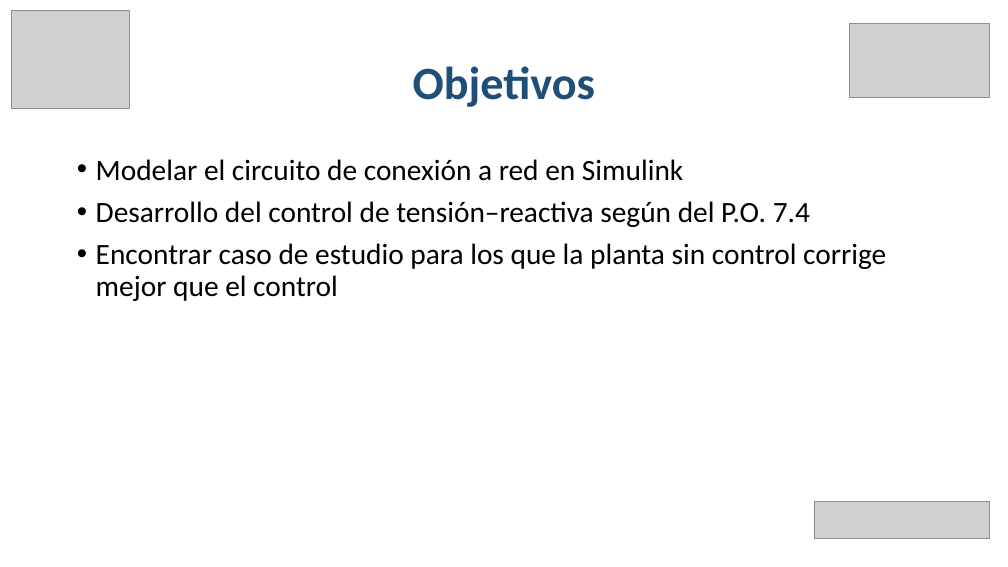
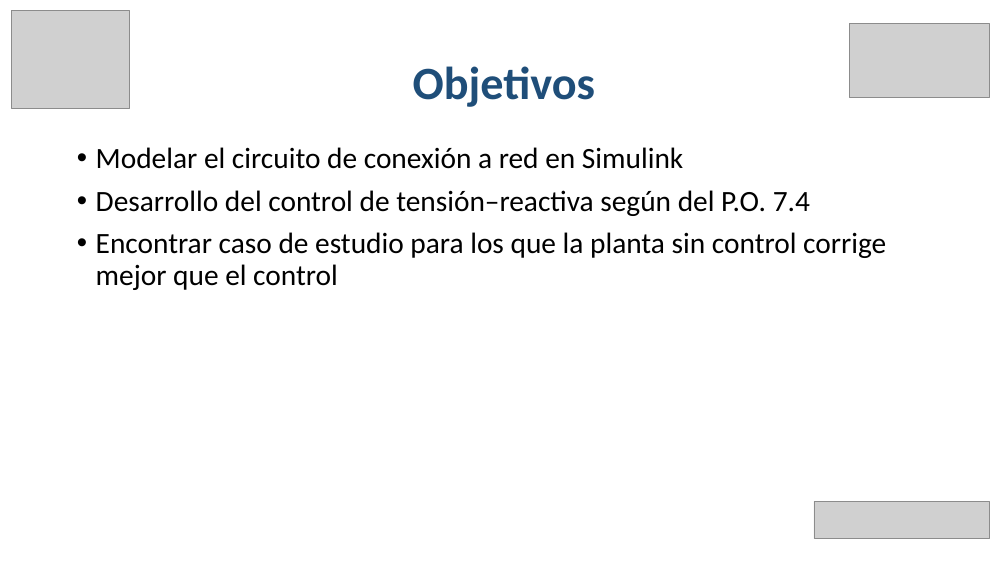
Before and after one commit to EmilioLdelaFuente/tfg, a slide deck: slide 5 of tfgPP.pptx. Drawn at 1008x567 pixels with LibreOffice and Linux fonts; fonts in the diff are those of the drawing; grey boxes stand for pictures. Boxes give left, top, right and bottom in pixels: in the first picture for what was removed or moved away, otherwise in the second. Text is boxed around its words. In the diff, an @@ line names an element or a change of style, - is before the commit and + after.

```diff
--- a/tfgPP.pptx
+++ b/tfgPP.pptx
@@ text "Modelar el circuito de conexión ...": place and size @@
-text "Modelar el circuito de conexión ..." at (96, 159, 886, 301)
+text "Modelar el circuito de conexión ..." at (96, 147, 886, 290)
```
Also in this commit, not shown: 6 other slides changed, 2 slides added.
